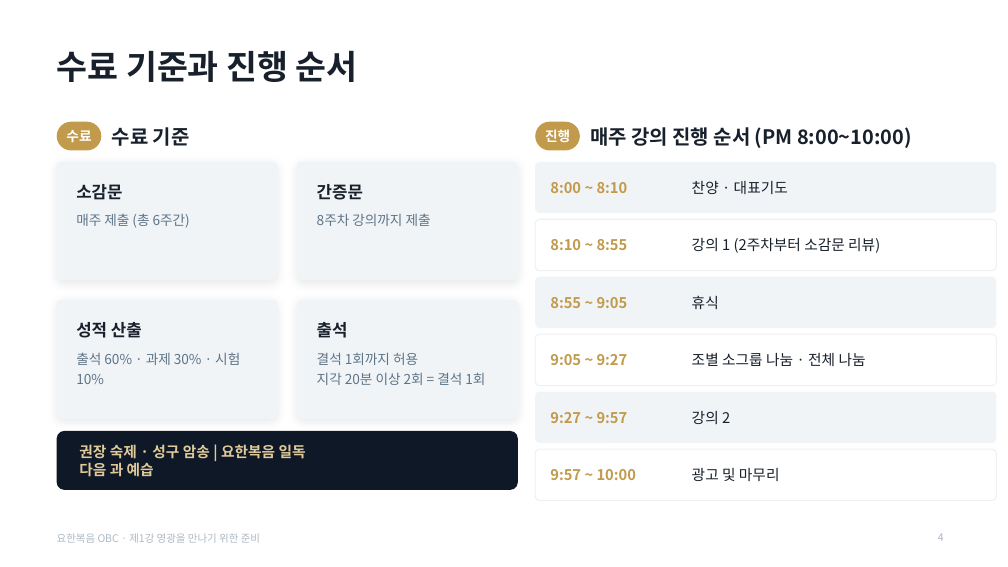
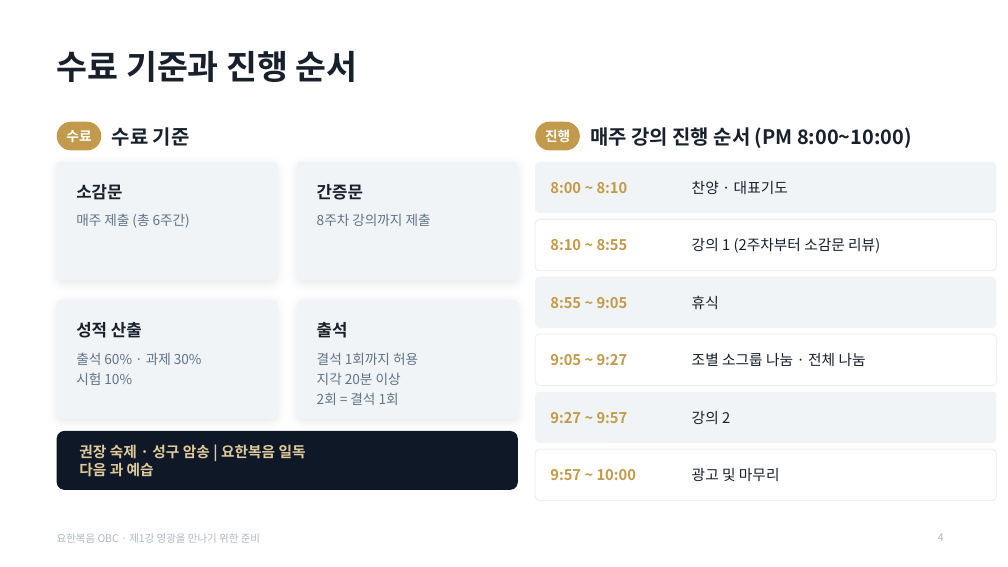
Before and after one commit to mio-modu/bible_GospelofJohn, a slide deck: slide 4 of dist/요한복음_1강_영광을_만나기_위한_준비.pptx. Drawn at 1008x567 pixels with LibreOffice and Linux fonts; fonts in the diff are those of the drawing. Boxes give left, top, right and bottom in pixels: in the first picture for what was removed or moved away, otherwise in the second. Text is boxed around its words. In the diff, an @@ line names an element or a change of style, - is before the commit and + after.

```diff
--- a/dist/요한복음_1강_영광을_만나기_위한_준비.pptx
+++ b/dist/요한복음_1강_영광을_만나기_위한_준비.pptx
@@ text at box(76, 352, 202, 385): text changed @@
-출석 60% · 과제 30% · 시험 10%
+출석 60% · 과제 30%
+시험 10%
@@ text at box(317, 373, 401, 405): text changed @@
-지각 20분 이상 2회 = 결석 1회
+지각 20분 이상
+2회 = 결석 1회
```
Also in this commit, not shown: 11 other slides changed, 6 other files.
